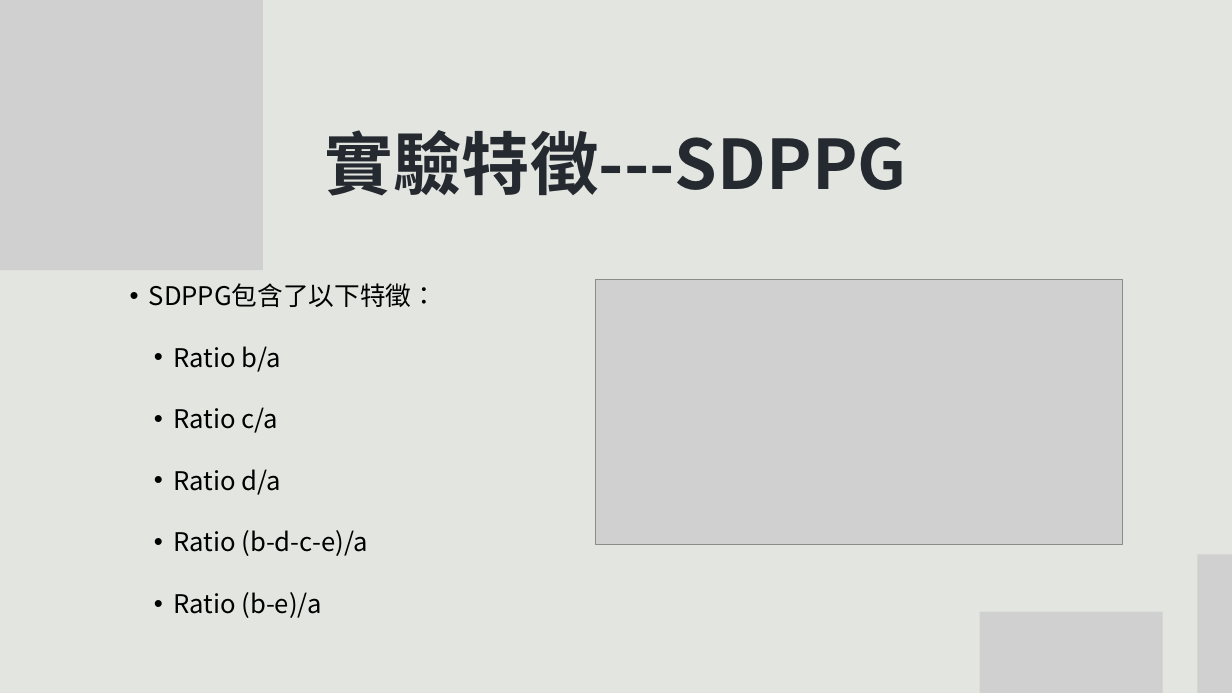
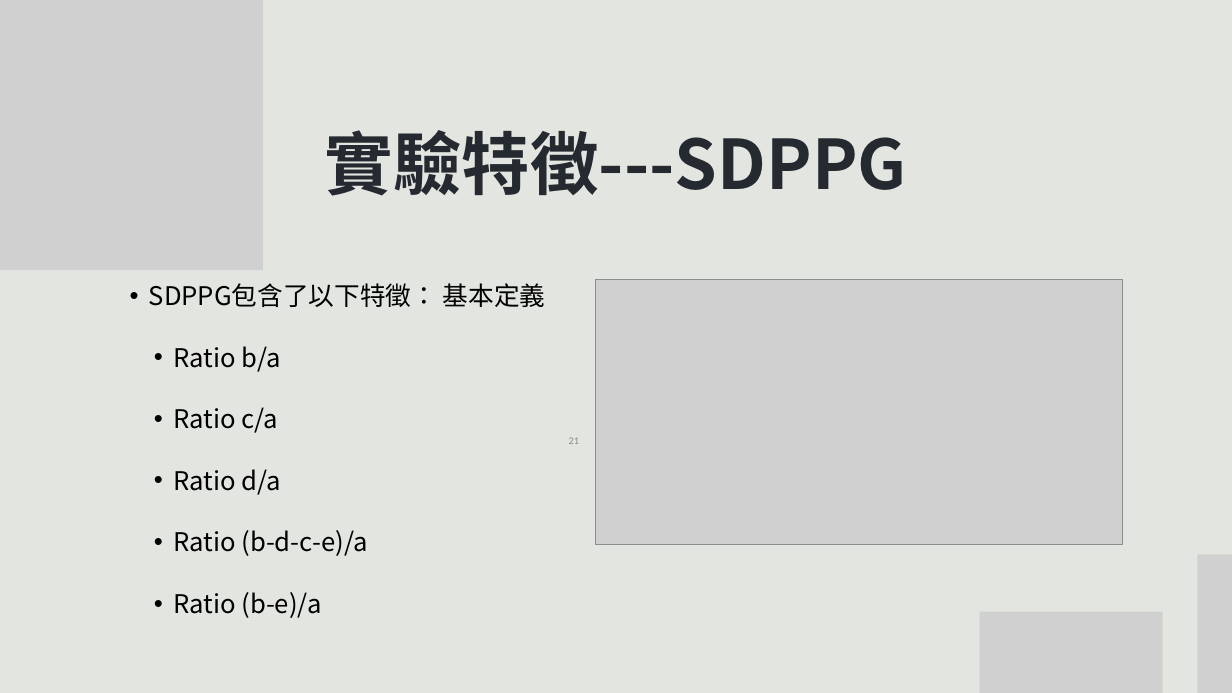
Before and after one commit to m11217045/PPG, a slide deck: slide 21 of 碩論/20250602論文ppt_卓宏旭.pptx. Drawn at 1232x693 pixels with LibreOffice and Linux fonts; fonts in the diff are those of the drawing; grey boxes stand for pictures. Boxes give left, top, right and bottom in pixels: in the first picture for what was removed or moved away, otherwise in the second. Text is boxed around its words. In the diff, an @@ line names an element or a change of style, - is before the commit and + after.

```diff
--- a/碩論/20250602論文ppt_卓宏旭.pptx
+++ b/碩論/20250602論文ppt_卓宏旭.pptx
@@ text at <box>149,283,546,307</box>: text changed @@
-• SDPPG包含了以下特徵：
+• SDPPG包含了以下特徵： 基本定義
@@ page number added at <box>569,437,579,444</box>, 12 pt, text #8C8C8C @@
+21
```
Also in this commit, not shown: 50 other slides changed.
